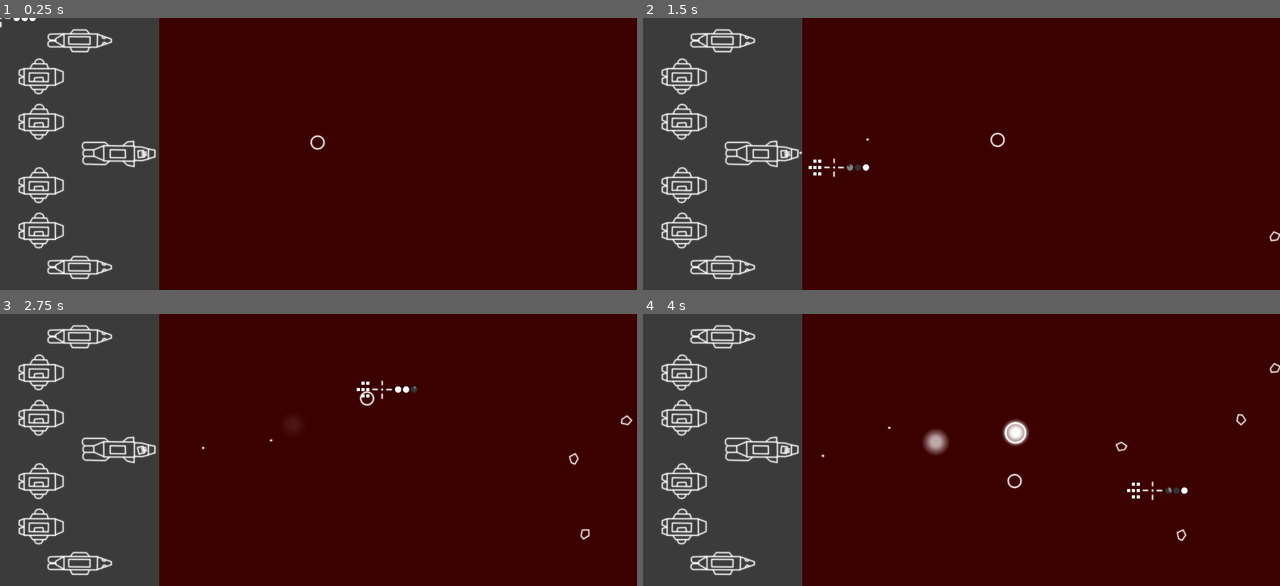
Above: before the commit, frames 1-4 (two rows, left to right).
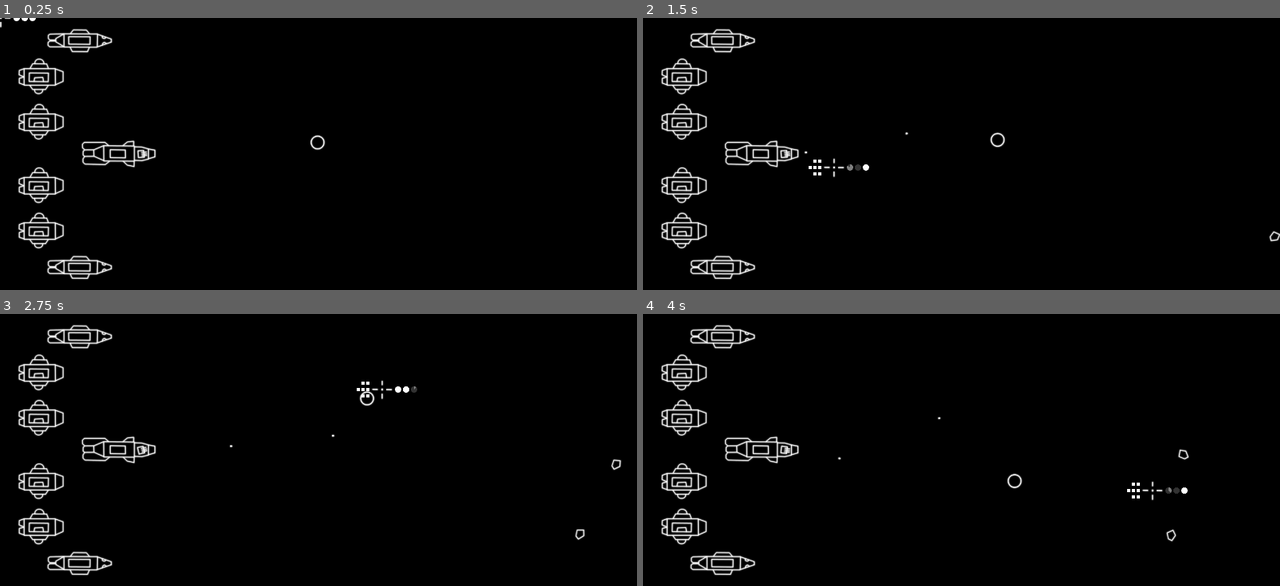
Above: after the commit, the same moments.

Repository: couaky/crossing-the-field
Game: Godot game, scene res://main/Main.tscn
Same seed, same stepped clock (60 frames per second), same inputs: the game is played once before the commit and once after it.
Inputs (mouse positions are in pixels of both pictures, inside the frame that each line leads up to):
- Up to frame 1 (0.25 s): no input
- Up to frame 2 (1.5 s): move the mouse to (1101, 140) at 0.52 s; tap Q (fire_cannons) at 0.6, 1.35 s; move the mouse to (834, 167) at 1.27 s
- Up to frame 3 (2.75 s): move the mouse to (382, 390) at 2.02 s; tap Q (fire_cannons) at 2.1 s
- Up to frame 4 (4 s): move the mouse to (929, 504) at 2.77 s; tap Q (fire_cannons) at 2.85, 3.6 s; move the mouse to (1152, 490) at 3.52 s

The runs differ from the first frame. In frame 1, 99% of the frame differs, in the area x 0-100%, y 0-100%; in frame 2, 99%; in frame 3, 99%; in frame 4, 99%.

Commit message:
Some adjustments
Cannon and asteroids speed
spawn frequency
remove debug area

Diff:
--- a/components/CannonShell.gd
+++ b/components/CannonShell.gd
@@ -7,7 +7,7 @@
 var epsilon = 0.1
 var target: Vector2 = Vector2.ZERO
 var direction: Vector2 = Vector2.ZERO
-var speed: float = 200
+var speed: float = 300
 
 
 func fire_at(shot_target: Vector2):
--- a/components/PlayerFleet.tscn
+++ b/components/PlayerFleet.tscn
@@ -17,17 +17,6 @@
 [node name="PlayerFleet" type="Node2D"]
 script = ExtResource( 6 )
 cannon_shell = ExtResource( 7 )
-
-[node name="FleetArea" type="ColorRect" parent="."]
-margin_right = 350.0
-margin_bottom = 600.0
-color = Color( 1, 1, 1, 0.235294 )
-
-[node name="FightArea" type="ColorRect" parent="."]
-margin_left = 350.0
-margin_right = 1400.0
-margin_bottom = 600.0
-color = Color( 1, 0, 0, 0.235294 )
 
 [node name="Cursor" type="Sprite" parent="."]
 position = Vector2( 641, 289 )
--- a/main/AsteroidSpawner.gd
+++ b/main/AsteroidSpawner.gd
@@ -3,10 +3,10 @@
 
 export var asteroid_scene: PackedScene
 
-var chance_to_spawn = 0.5
+var chance_to_spawn = 0.2
 
 var asteroid_mean_speed: float = 100
-var asteroid_deviation: float = 50
+var asteroid_deviation: float = 25
 var asteroid_min_speed: float = 50
 
 var rng = RandomNumberGenerator.new()
--- a/main/Main.gd
+++ b/main/Main.gd
@@ -2,7 +2,6 @@
 
 
 # TODOs
-#	Some adjustments -> first playable version
 #	Fire torpedoes
 #	Ship explosion
 #	Score
